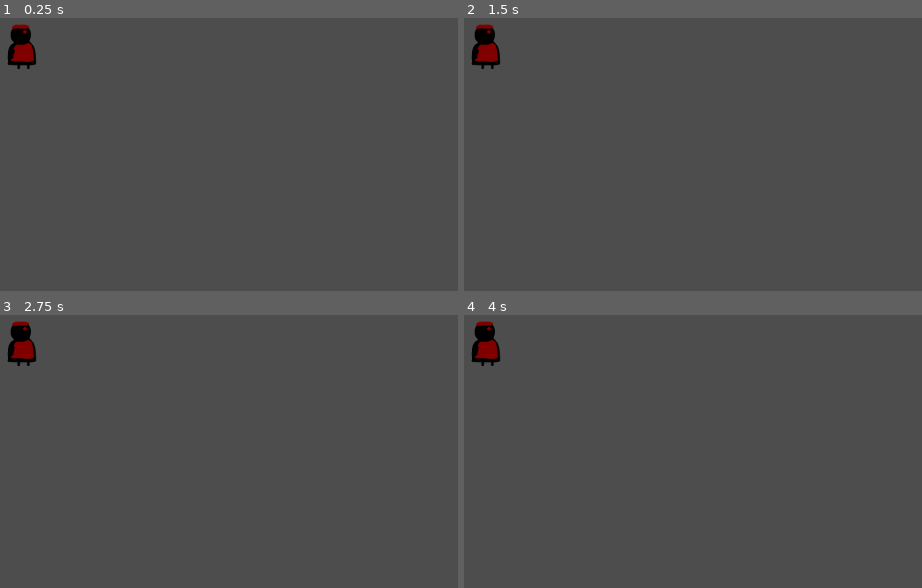
Above: before the commit, frames 1-4 (two rows, left to right).
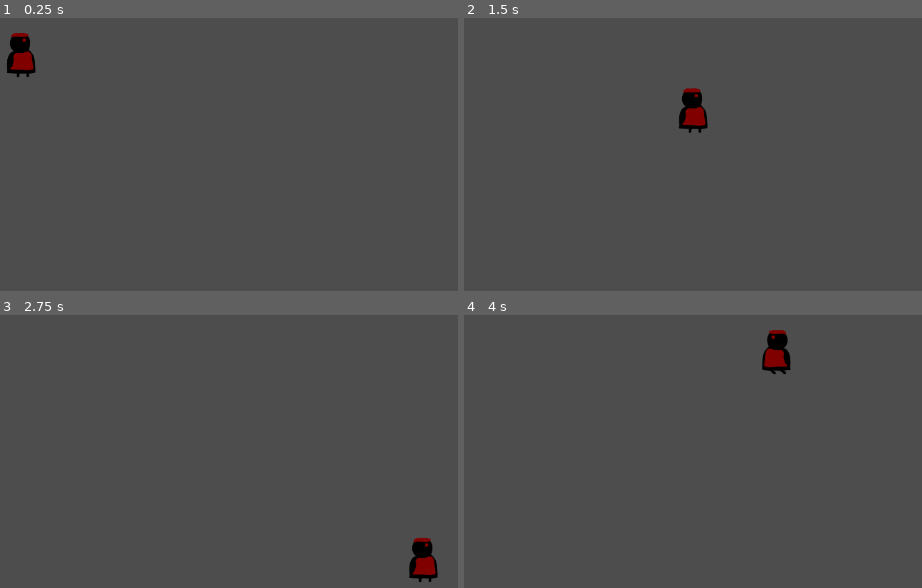
Above: after the commit, the same moments.

Repository: yinghaoawang/Succubus-Survivors
Game: Godot game, scene res://node_2d.tscn
The game is run twice, just before and just after one commit, with the same random seed, the same clock (stepped at 60 frames per second) and the same inputs. The project has no main scene, so this scene is started directly.
Inputs:
- Up to frame 1 (0.25 s): no input
- Up to frame 2 (1.5 s): tap Enter at 0.5 s; hold D (move_right, bound only after the commit) 0.53-1.28 s; hold S (move_down, bound only after the commit) from 1.28 s (still down)
- Up to frame 3 (2.75 s): release S (move_down, bound only after the commit) at 2.03 s; hold D (move_right, bound only after the commit) from 2.03 s (still down)
- Up to frame 4 (4 s): release D (move_right, bound only after the commit) at 2.78 s; hold W (move_up, bound only after the commit) 2.78-3.53 s; hold A (move_left, bound only after the commit) from 3.53 s (still down)

The runs differ from the first frame. In frame 1, 0.7% of the frame differs, in the area x 1-8%, y 2-22%; in frame 2, 1.5%; in frame 3, 1.5%; in frame 4, 1.5%, in the area x 1-72%, y 2-22%.

Commit message:
add collision code

Diff:
--- a/node_2d.tscn
+++ b/node_2d.tscn
@@ -1,5 +1,6 @@
-[gd_scene load_steps=4 format=3 uid="uid://cl1mmdds7sbyw"]
+[gd_scene load_steps=6 format=3 uid="uid://cl1mmdds7sbyw"]
 
+[ext_resource type="Script" path="res://player.gd" id="1_dw7k7"]
 [ext_resource type="Texture2D" uid="uid://bm6mwbqjtatq" path="res://good_walk1.png" id="1_u7jua"]
 [ext_resource type="Texture2D" uid="uid://bkt63pyj5qce1" path="res://good_walk2.png" id="2_xoj44"]
 
@@ -17,11 +18,22 @@
 "speed": 5.0
 }]
 
+[sub_resource type="CapsuleShape2D" id="CapsuleShape2D_gc4eu"]
+radius = 16.0
+height = 60.0
+
 [node name="Player" type="Area2D"]
-position = Vector2(487, 219)
+position = Vector2(486, 231)
+script = ExtResource("1_dw7k7")
 metadata/_edit_group_ = true
 
 [node name="AnimatedSprite2D" type="AnimatedSprite2D" parent="."]
 sprite_frames = SubResource("SpriteFrames_nfavc")
 animation = &"walk"
 frame_progress = 0.958002
+
+[node name="CollisionShape2D" type="CollisionShape2D" parent="."]
+position = Vector2(-1, -3)
+shape = SubResource("CapsuleShape2D_gc4eu")
+
+[connection signal="body_entered" from="." to="." method="_on_body_entered"]
--- /dev/null
+++ b/player.gd
@@ -0,0 +1,49 @@
+extends Area2D
+signal hit
+
+@export var speed = 400 # How fast the player will move (pixels/sec).
+var screen_size # Size of the game window.
+
+# Called when the node enters the scene tree for the first time.
+func _ready():
+	screen_size = get_viewport_rect().size
+
+
+# Called every frame. 'delta' is the elapsed time since the previous frame.
+func _process(delta):
+	var velocity = Vector2.ZERO # The player's movement vector.
+	if Input.is_action_pressed("move_right"):
+		velocity.x += 1
+	if Input.is_action_pressed("move_left"):
+		velocity.x -= 1
+	if Input.is_action_pressed("move_down"):
+		velocity.y += 1
+	if Input.is_action_pressed("move_up"):
+		velocity.y -= 1
+
+	if velocity.length() > 0:
+		velocity = velocity.normalized() * speed
+		$AnimatedSprite2D.play()
+	else:
+		$AnimatedSprite2D.stop()
+
+	position += velocity * delta
+	position = position.clamp(Vector2.ZERO, screen_size)
+
+	if velocity.x != 0:
+		$AnimatedSprite2D.animation = "walk"
+		$AnimatedSprite2D.flip_v = false
+		# See the note below about boolean assignment.
+		$AnimatedSprite2D.flip_h = velocity.x < 0
+
+
+func _on_body_entered(body):
+	hide() # Player disappears after being hit.
+	hit.emit()
+	# Must be deferred as we can't change physics properties on a physics callback.
+	$CollisionShape2D.set_deferred("disabled", true)
+
+func start(pos):
+	position = pos
+	show()
+	$CollisionShape2D.disabled = false
--- a/project.godot
+++ b/project.godot
@@ -14,6 +14,29 @@
 config/features=PackedStringArray("4.1", "GL Compatibility")
 config/icon="res://icon.svg"
 
+[input]
+
+move_right={
+"deadzone": 0.5,
+"events": [Object(InputEventKey,"resource_local_to_scene":false,"resource_name":"","device":-1,"window_id":0,"alt_pressed":false,"shift_pressed":false,"ctrl_pressed":false,"meta_pressed":false,"pressed":false,"keycode":0,"physical_keycode":68,"key_label":0,"unicode":100,"echo":false,"script":null)
+]
+}
+move_left={
+"deadzone": 0.5,
+"events": [Object(InputEventKey,"resource_local_to_scene":false,"resource_name":"","device":-1,"window_id":0,"alt_pressed":false,"shift_pressed":false,"ctrl_pressed":false,"meta_pressed":false,"pressed":false,"keycode":0,"physical_keycode":65,"key_label":0,"unicode":97,"echo":false,"script":null)
+]
+}
+move_up={
+"deadzone": 0.5,
+"events": [Object(InputEventKey,"resource_local_to_scene":false,"resource_name":"","device":-1,"window_id":0,"alt_pressed":false,"shift_pressed":false,"ctrl_pressed":false,"meta_pressed":false,"pressed":false,"keycode":0,"physical_keycode":87,"key_label":0,"unicode":119,"echo":false,"script":null)
+]
+}
+move_down={
+"deadzone": 0.5,
+"events": [Object(InputEventKey,"resource_local_to_scene":false,"resource_name":"","device":-1,"window_id":0,"alt_pressed":false,"shift_pressed":false,"ctrl_pressed":false,"meta_pressed":false,"pressed":false,"keycode":0,"physical_keycode":83,"key_label":0,"unicode":115,"echo":false,"script":null)
+]
+}
+
 [rendering]
 
 renderer/rendering_method="gl_compatibility"
